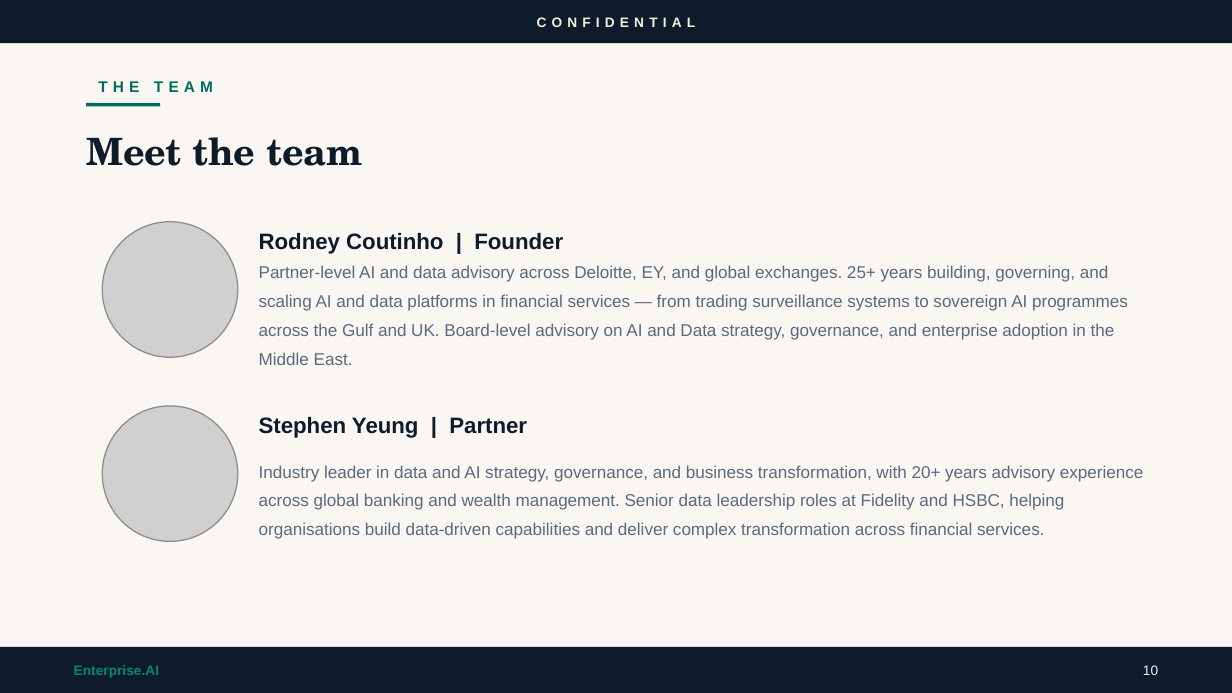
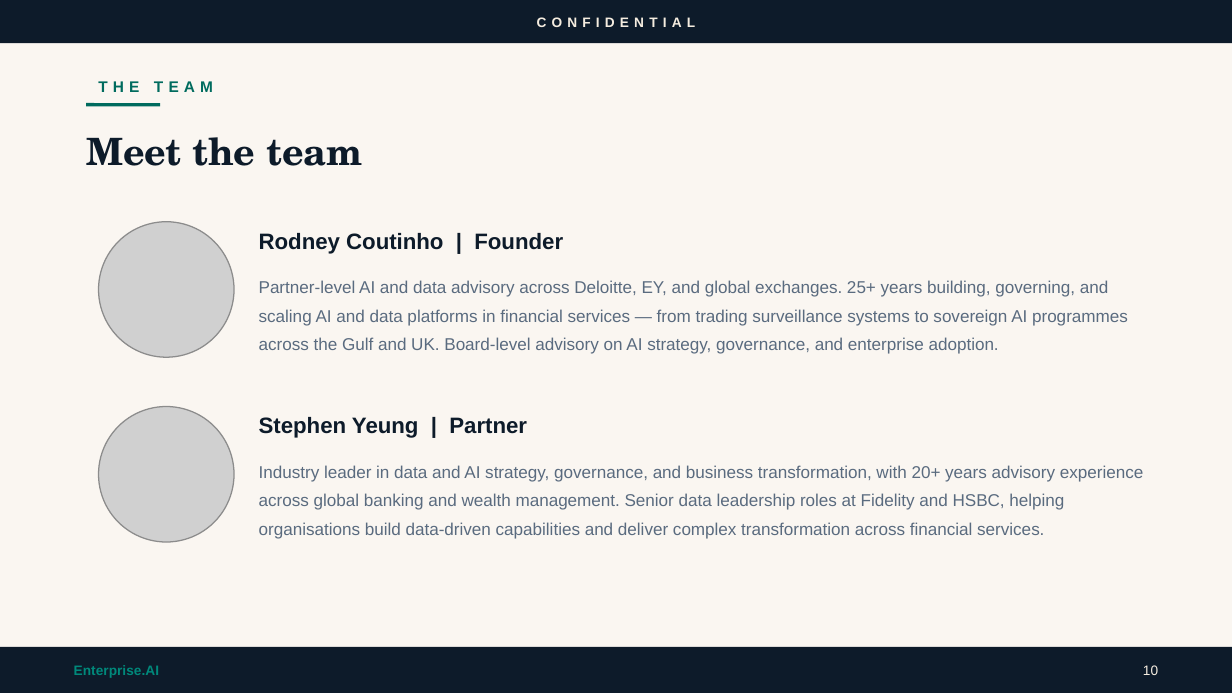
Before and after one commit to rodneyjerry-debug/rodney-ai, a slide deck: slide 10 of resources/KFH-Data-Strategy-Enterprise-AI.pptx. Drawn at 1232x693 pixels with LibreOffice and Linux fonts; fonts in the diff are those of the drawing; grey boxes stand for pictures. Boxes give left, top, right and bottom in pixels: in the first picture for what was removed or moved away, otherwise in the second. Text is boxed around its words. In the diff, an @@ line names an element or a change of style, - is before the commit and + after.

Commit message:
Add Stephen Yeung as Partner, KFH pitch deck

```diff
--- a/resources/KFH-Data-Strategy-Enterprise-AI.pptx
+++ b/resources/KFH-Data-Strategy-Enterprise-AI.pptx
@@ picture: place and size @@
-picture at bbox=[102, 222, 238, 357]
+picture at bbox=[99, 222, 234, 357]
@@ text at bbox=[259, 280, 1128, 354]: text changed @@
-Partner-level AI and data advisory across Deloitte, EY, and global exchanges. 25+ years building, governing, and scaling AI and data platforms in financial services — from trading surveillance systems to sovereign AI programmes across the Gulf and UK. Board-level advisory on AI and Data strategy, governance, and enterprise adoption in the Middle East.
+Partner-level AI and data advisory across Deloitte, EY, and global exchanges. 25+ years building, governing, and scaling AI and data platforms in financial services — from trading surveillance systems to sovereign AI programmes across the Gulf and UK. Board-level advisory on AI strategy, governance, and enterprise adoption.
@@ picture: place and size @@
-picture at bbox=[102, 407, 238, 542]
+picture at bbox=[99, 407, 234, 542]
```
Also in this commit, not shown: 4 other files.
